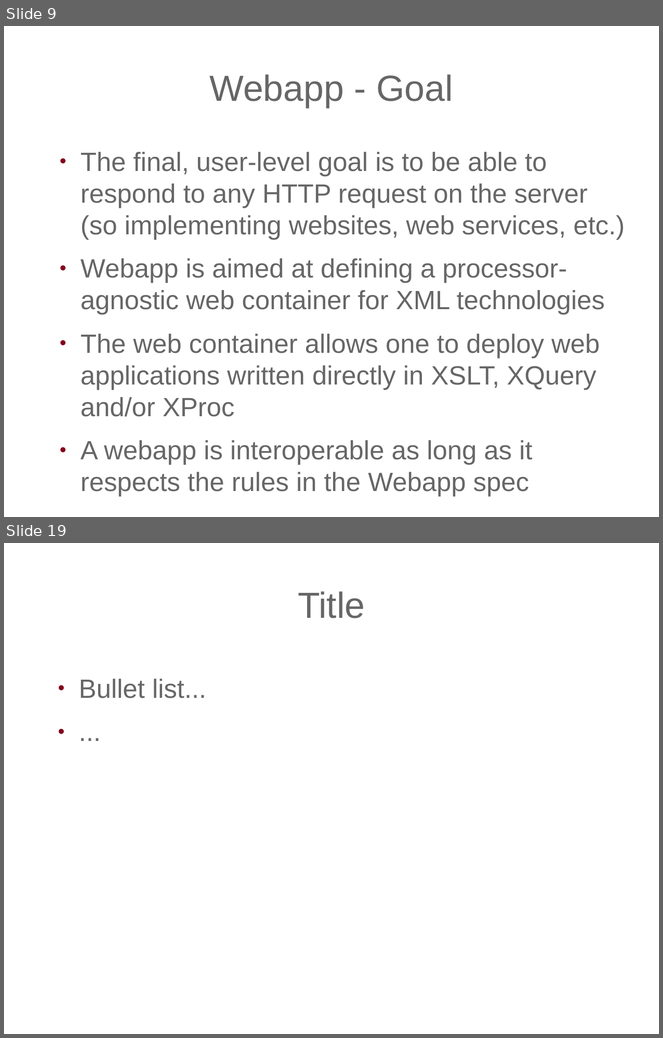
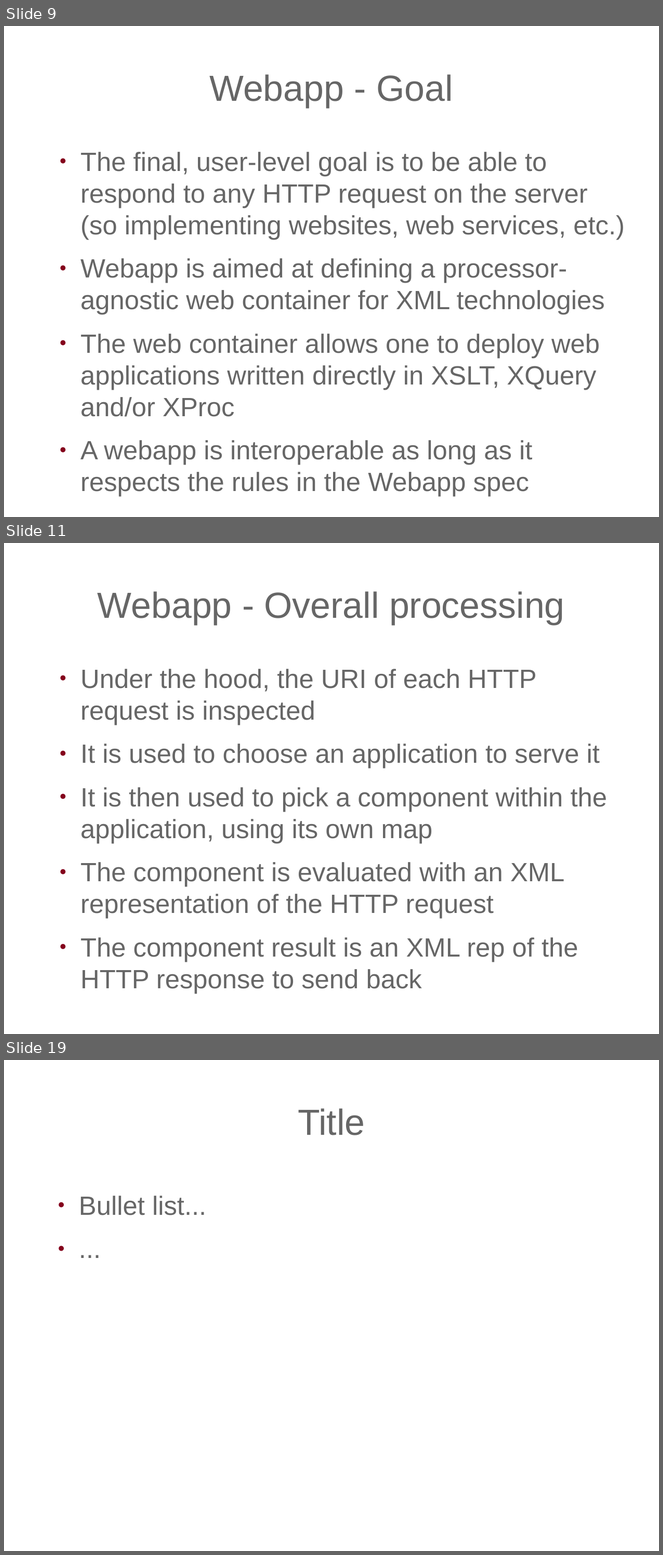
Before and after one commit to expath/expath-www, a slide deck: misc/2011-prague/presentation/fgeorges-servlex.odp. Shown one above the other, each under a label of ours: slides 9 and 19 before the commit, slides 9, 11 and 19 after it; the slides between them are not shown. The pictures are 663x1038 and 663x1555 pixels, drawn with LibreOffice and Linux fonts; fonts in the diff are those of the drawing; background and template pictures are left out. Boxes give left, top, right and bottom in pixels: in the first picture for what was removed or moved away, otherwise in the second. Text is boxed around its words. In the diff, an @@ line names an element or a change of style, - is before the commit and + after.

```diff
--- a/misc/2011-prague/presentation/fgeorges-servlex.odp
+++ b/misc/2011-prague/presentation/fgeorges-servlex.odp
@@ slide 11 added at <box>4,543,659,1034</box>, background picture (left out) @@
@@ title added at <box>98,591,565,625</box>, 44 pt, text #666666 @@
+Webapp - Overall processing
@@ text added at <box>80,669,608,994</box>, 32 pt, text #666666 @@
+● Under the hood, the URI of each HTTP request is inspected
+● It is used to choose an application to serve it
+● It is then used to pick a component within the application, using its own map
+● The component is evaluated with an XML representation of the HTTP request
+● The component result is an XML rep of the HTTP response to send back
```
Also in this commit, not shown: 8 slides changed, 5 other slides added, 16 slides removed, 2 other files.
